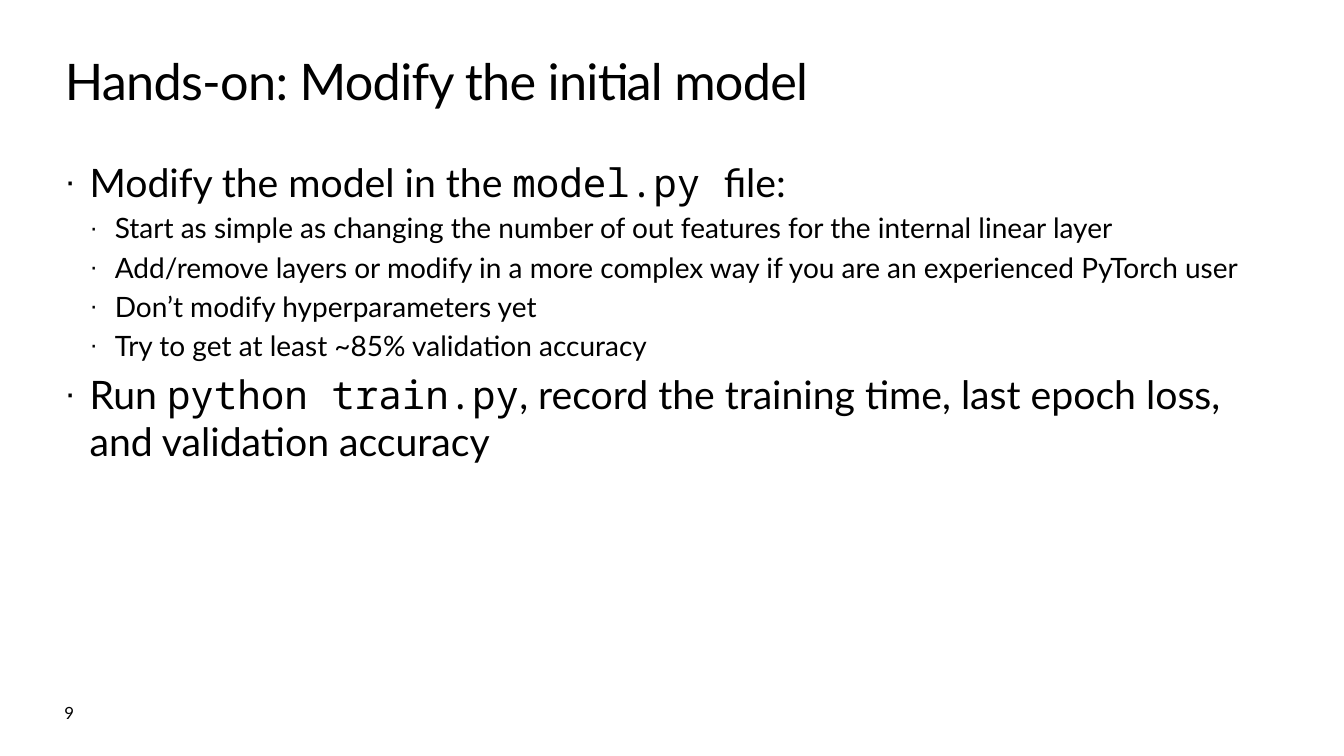
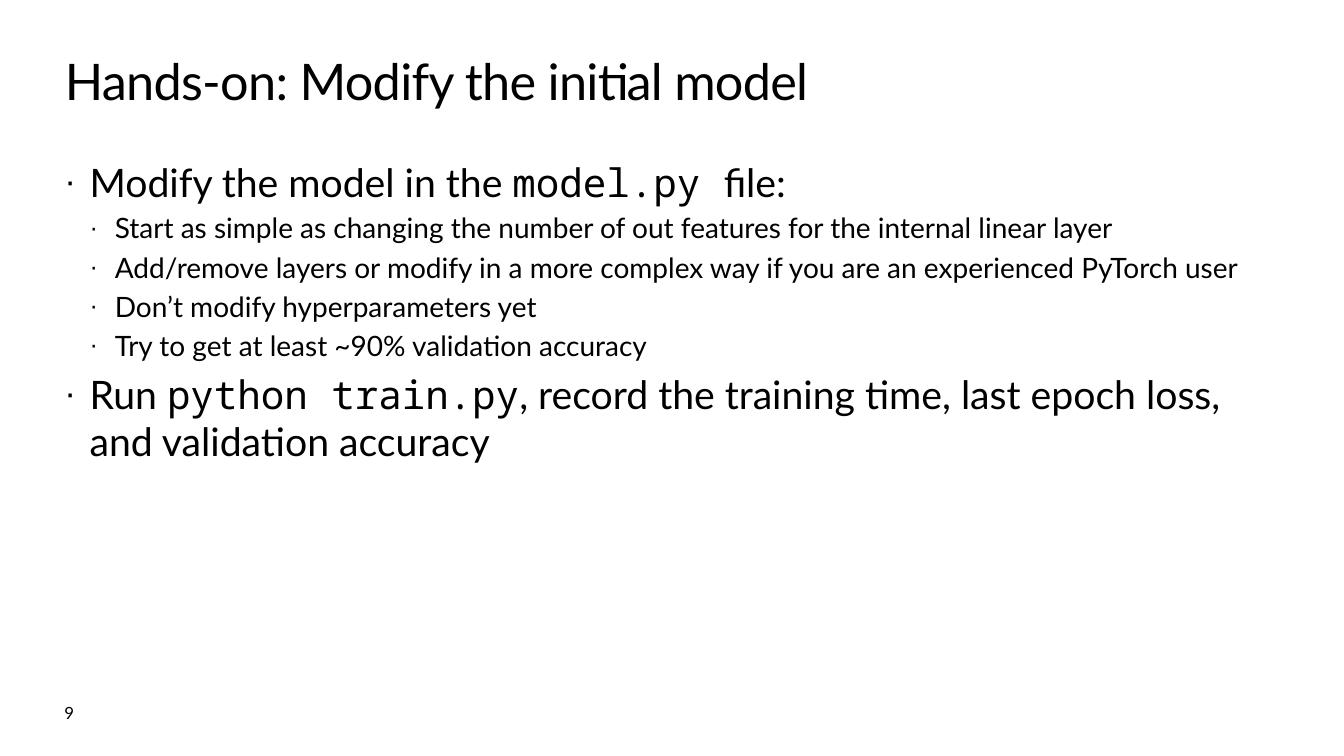
Before and after one commit to microsoft/pytorch-luxor-lab, a slide deck: slide 9 of fall2019mlads.pptx. Drawn at 1344x756 pixels with LibreOffice and Linux fonts; fonts in the diff are those of the drawing; background and template pictures are left out. Boxes give left, top, right and bottom in pixels: in the first picture for what was removed or moved away, otherwise in the second. Text is boxed around its words. In the diff, an @@ line names an element or a change of style, - is before the commit and + after.

```diff
--- a/fall2019mlads.pptx
+++ b/fall2019mlads.pptx
@@ text at [115,335,647,361]: text changed @@
-  · Try to get at least ~85% validation accuracy
+  · Try to get at least ~90% validation accuracy
```
Also in this commit, not shown: 3 other slides changed.
